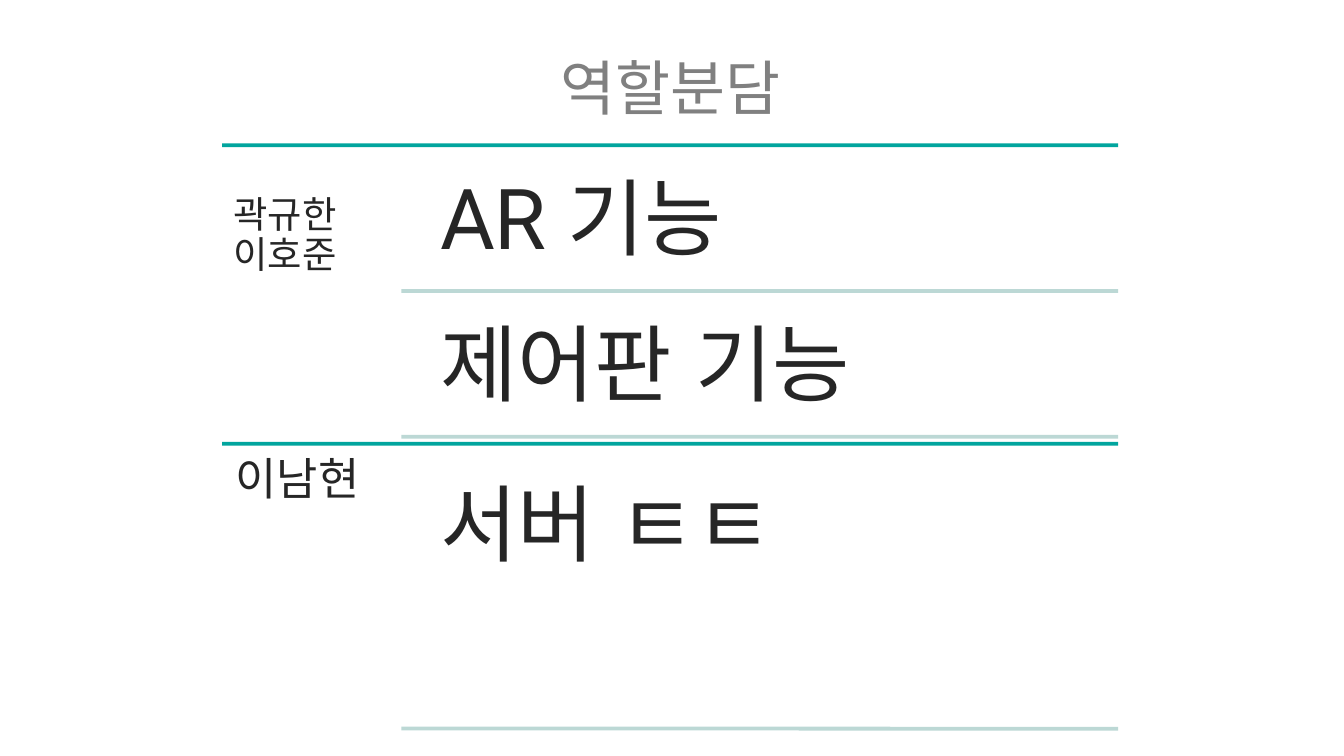
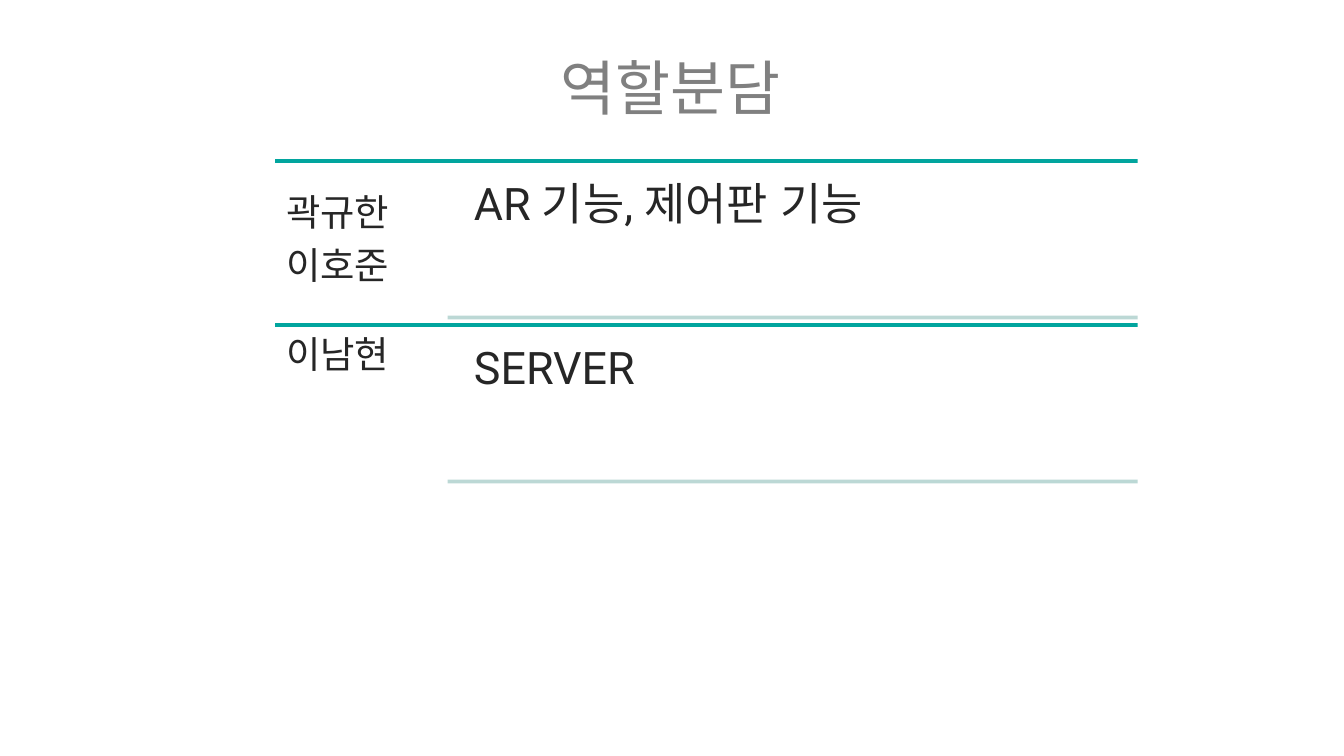
Before and after one commit to ptyoiy/ARwork, a slide deck: slide 19 of 호남-발표자료.pptx (slide 15 before the commit). Drawn at 1344x756 pixels with LibreOffice and Linux fonts; fonts in the diff are those of the drawing. Boxes give left, top, right and bottom in pixels: in the first picture for what was removed or moved away, otherwise in the second. Text is boxed around its words. In the diff, an @@ line names an element or a change of style, - is before the commit and + after.

Commit message:
1120

```diff
--- a/호남-발표자료.pptx
+++ b/호남-발표자료.pptx
@@ line moved from (222, 145) - (1118, 145) to (276, 161) - (1137, 161) @@
@@ text removed at <box>440,179,722,256</box> @@
-AR 기능
@@ text at <box>286,195,389,282</box>: text changed @@
-곽규한 이호준
+곽규한
+이호준
@@ text at <box>474,183,863,226</box>: text changed; size 45 to 24 pt @@
-제어판 기능
+AR 기능, 제어판 기능
@@ text "이남현": place and size @@
-text "이남현" at <box>236,458,360,499</box>
+text "이남현" at <box>286,337,389,371</box>
@@ text "이남현" at <box>286,337,389,371</box>: size 24 to 20 pt; less space between paragraphs @@
@@ line moved from (222, 444) - (1118, 444) to (276, 325) - (1137, 325) @@
@@ line moved from (402, 290) - (1118, 290) to (448, 317) - (1137, 317) @@
@@ text added at <box>474,351,635,385</box>, 24 pt, text #262626 @@
+SERVER
@@ text removed at <box>440,485,773,562</box> @@
-서버 ㅌㅌ
@@ line moved from (402, 437) - (1118, 437) to (448, 481) - (1137, 481) @@
@@ line removed from (402, 728) to (1118, 728) @@
```
Also in this commit, not shown: 3 other slides changed, 3 slides added.
